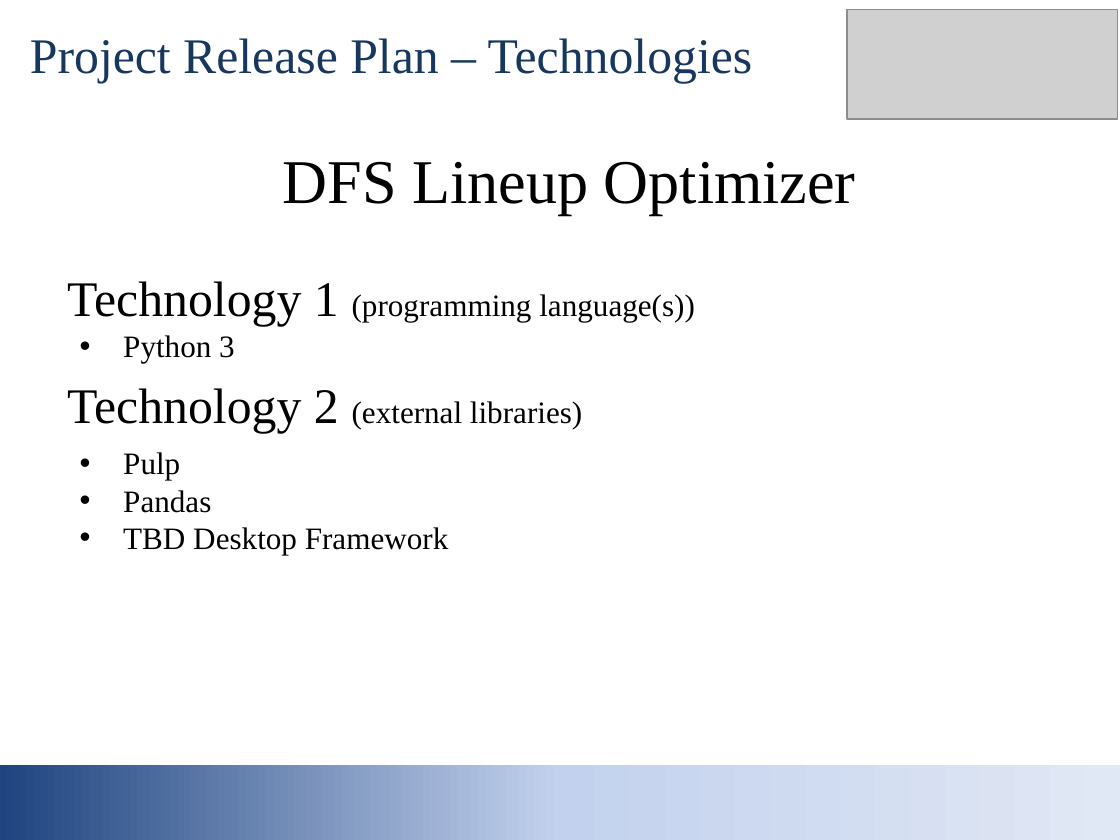
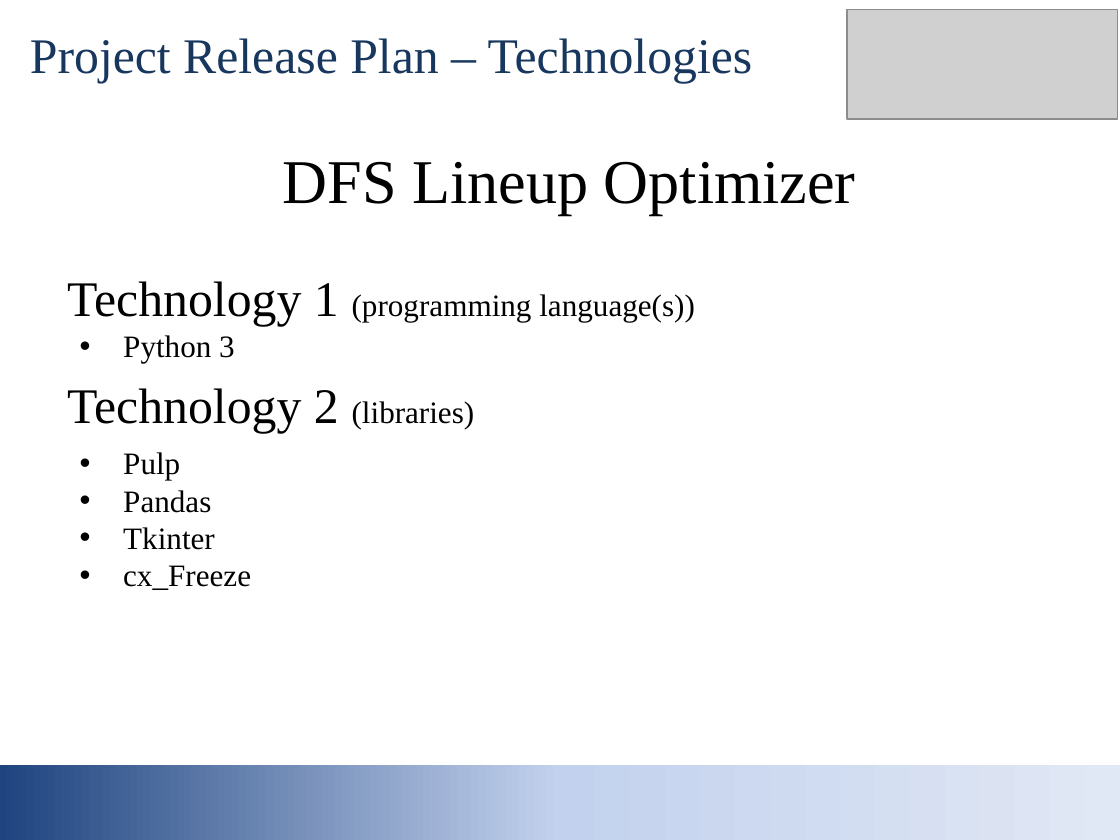
Before and after one commit to gautam0826/DFS-Optimizer, a slide deck: slide 9 of Project Release Plan.pptx (slide 6 before the commit). Drawn at 1120x840 pixels with LibreOffice and Linux fonts; fonts in the diff are those of the drawing; grey boxes stand for pictures. Boxes give left, top, right and bottom in pixels: in the first picture for what was removed or moved away, otherwise in the second. Text is boxed around its words. In the diff, an @@ line names an element or a change of style, - is before the commit and + after.

```diff
--- a/Project Release Plan.pptx
+++ b/Project Release Plan.pptx
@@ text at bbox=[67, 388, 475, 433]: text changed; size 20 to 32 pt @@
-Technology 2 (external libraries)
+Technology 2 (libraries)
@@ text at bbox=[123, 527, 251, 590]: text changed @@
-• TBD Desktop Framework
+• Tkinter
+• cx_Freeze
```
Also in this commit, not shown: 4 other slides changed, 3 slides added, 1 other file.
